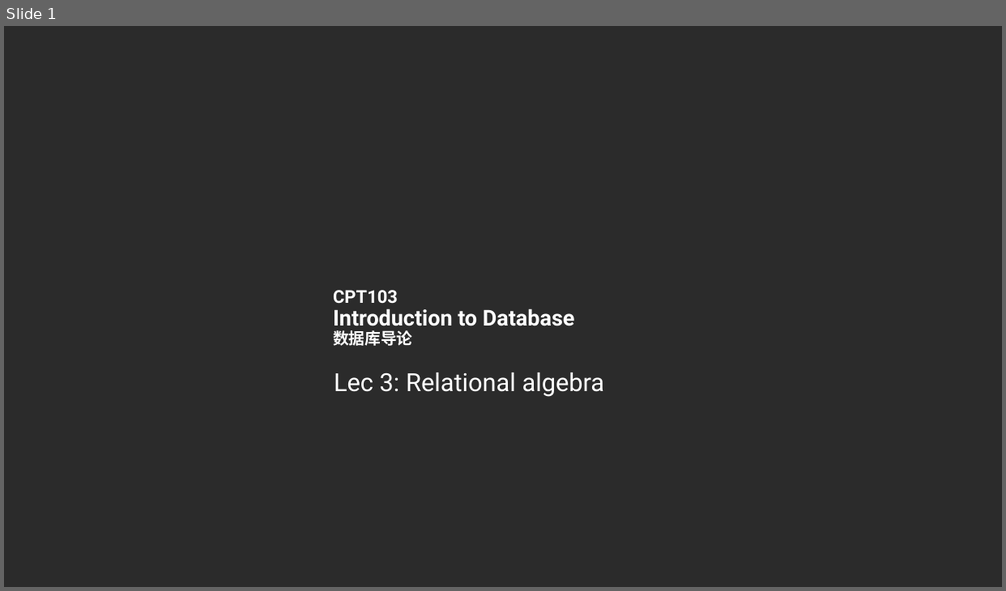
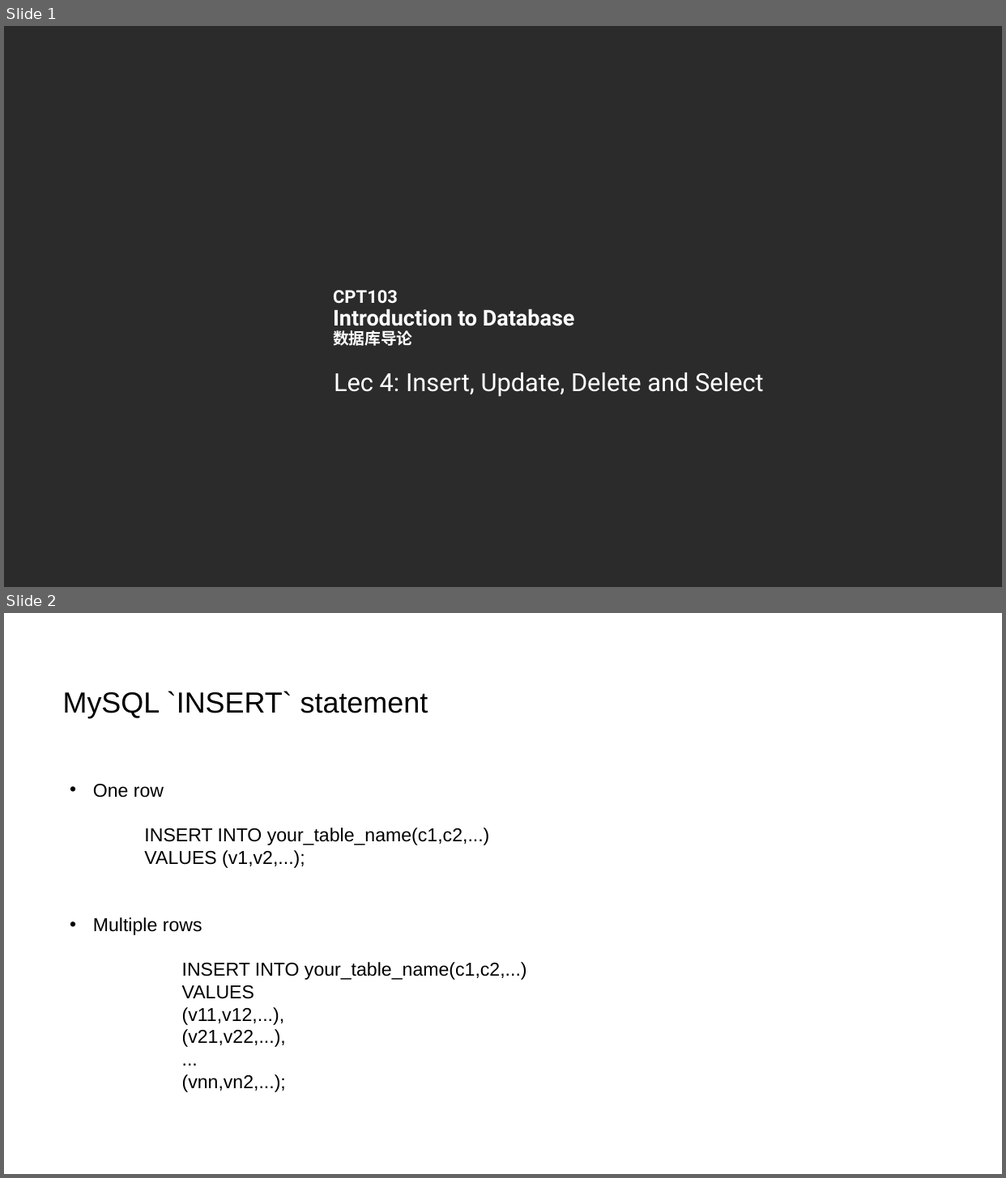
Before and after one commit to FawcettSimiyu/CPT103-Files, a slide deck: Presentation/Lec4/CPT103_Lec4.pptx. Shown one above the other, each under a label of ours: slide 1 before the commit, slides 1 and 2 after it. The pictures are 1006x591 and 1006x1178 pixels, drawn with LibreOffice and Linux fonts; fonts in the diff are those of the drawing; background and template pictures are left out; a plain dark background stands for a picture behind light text. Boxes give left, top, right and bottom in pixels: in the first picture for what was removed or moved away, otherwise in the second. Text is boxed around its words. In the diff, an @@ line names an element or a change of style, - is before the commit and + after.

```diff
--- a/Presentation/Lec4/CPT103_Lec4.pptx
+++ b/Presentation/Lec4/CPT103_Lec4.pptx
@@ slide 2 added at (4,613,1002,1174), background #FFFFFF @@
@@ text added at (63,691,428,718), 28 pt, text #000000 @@
+MySQL `INSERT` statement
@@ text added at (93,784,527,1093), 18 pt, text #000000 @@
+• One row
+INSERT INTO your_table_name(c1,c2,...)
+VALUES (v1,v2,...);
+• Multiple rows
+  INSERT INTO your_table_name(c1,c2,...)
+  VALUES
+  (v11,v12,...),
+  (v21,v22,...),
+  ...
+  (vnn,vn2,...);
@@ slide 1 changed as well @@
@@ text at (334,373,764,397): text changed @@
-Lec 3: Relational algebra
+Lec 4: Insert, Update, Delete and Select
```
Also in this commit, not shown: 2 other slides added, 32 slides removed, 4 other files.
